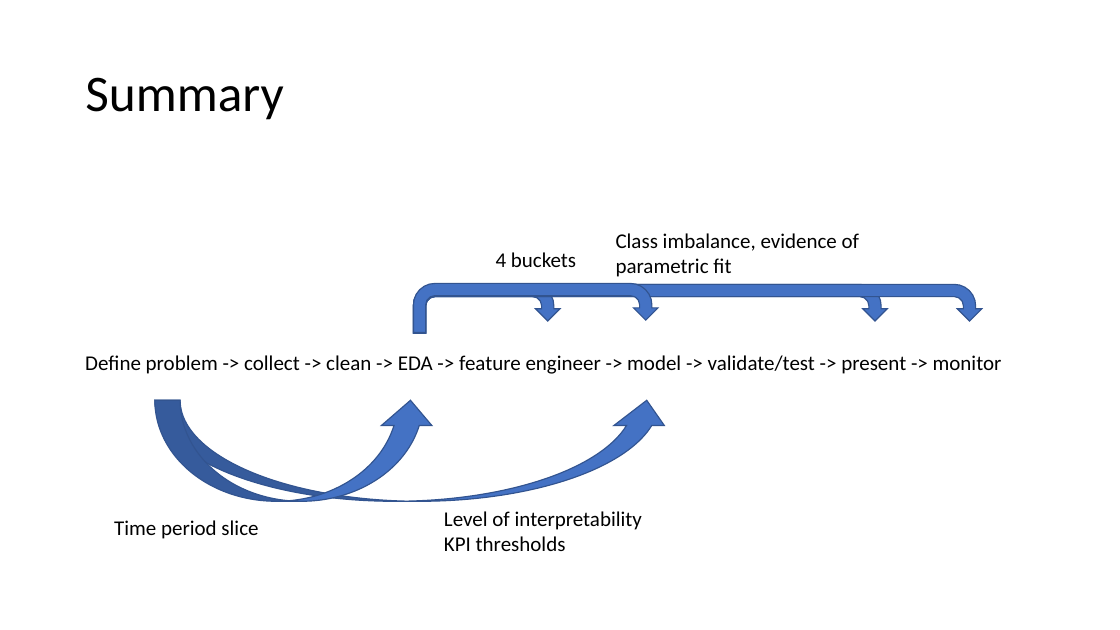
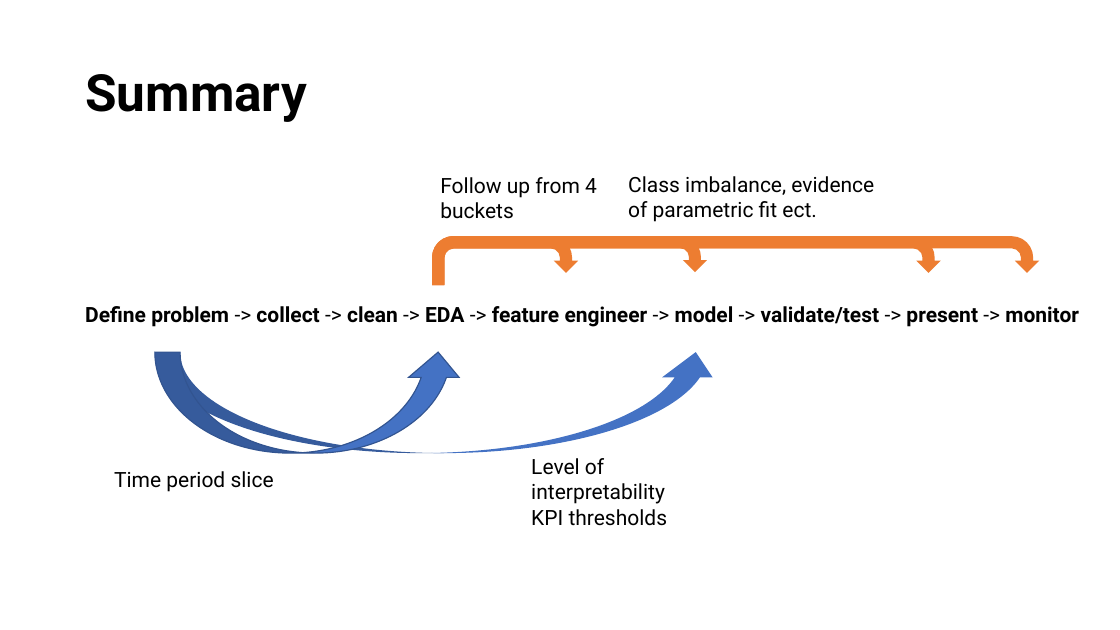
Before and after one commit to jtsw1990/datascience-eda-prezo, a slide deck: slide 17 of Problem Formulation & EDA.pptx. Drawn at 1120x630 pixels with LibreOffice and Linux fonts; fonts in the diff are those of the drawing. Boxes give left, top, right and bottom in pixels: in the first picture for what was removed or moved away, otherwise in the second. Text is boxed around its words. In the diff, an @@ line names an element or a change of style, - is before the commit and + after.

```diff
--- a/Problem Formulation & EDA.pptx
+++ b/Problem Formulation & EDA.pptx
@@ title "Summary" at (85, 74, 306, 122): font Calibri to Roboto, bold on @@
@@ text at (440, 177, 597, 219): text changed; font Calibri to Roboto @@
-4 buckets
+Follow up from 4 buckets
@@ text at (628, 176, 874, 222): text changed; font Calibri to Roboto @@
-Class imbalance, evidence of parametric fit
+Class imbalance, evidence of parametric fit ect.
@@ uturn arrow: place and size @@
-uturn arrow at (413, 285, 560, 334)
+uturn arrow at (432, 236, 578, 285)
@@ fill #4472C4 to #ED7D31; outline #325491 1 pt to none in 4 elements at (432, 236, 578, 285), (432, 236, 941, 285), (432, 236, 1039, 285), (432, 236, 707, 284) @@
@@ uturn arrow: place and size @@
-uturn arrow at (413, 285, 887, 334)
+uturn arrow at (432, 236, 941, 285)
@@ uturn arrow: place and size @@
-uturn arrow at (413, 285, 982, 334)
+uturn arrow at (432, 236, 1039, 285)
@@ uturn arrow: place and size @@
-uturn arrow at (413, 283, 658, 332)
+uturn arrow at (432, 236, 707, 284)
@@ text "Define problem -> collect -> ...": place and size @@
-text "Define problem -> collect -> ..." at (85, 355, 1002, 374)
+text "Define problem -> collect -> ..." at (85, 306, 1079, 327)
@@ text "Define problem -> collect -> ..." at (85, 306, 1079, 327): font Calibri to Roboto; bold on in "Define problem collect clean EDA feature engineer ..." @@
@@ curved up arrow: place and size @@
-curved up arrow at (155, 401, 435, 502)
+curved up arrow at (155, 352, 463, 453)
@@ curved up arrow: place and size @@
-curved up arrow at (155, 401, 672, 502)
+curved up arrow at (155, 352, 721, 453)
@@ curved up arrow at (155, 352, 721, 453): outline #325491 1 pt to none @@
@@ text "Time period slice": place and size @@
-text "Time period slice" at (114, 520, 258, 539)
+text "Time period slice" at (114, 471, 274, 492)
@@ text "Time period slice" at (114, 471, 274, 492): font Calibri to Roboto @@
@@ text "Level of interpretability" at (531, 458, 668, 526): font Calibri to Roboto @@
@@ text "Level of interpretability": place and size @@
-text "Level of interpretability" at (444, 511, 642, 551)
+text "Level of interpretability" at (531, 458, 668, 526)
```
Also in this commit, not shown: 15 other slides changed, 1 slide added, 4 other files.
